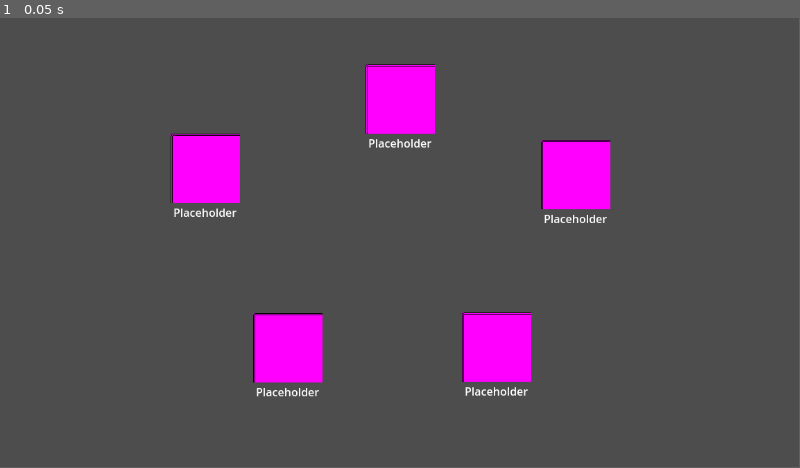
Above: before the commit, frame 1.
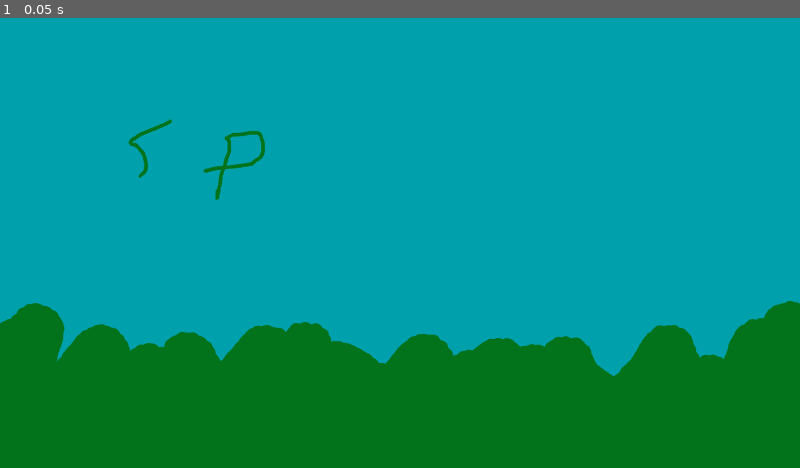
Above: after the commit, the same moment.

Repository: jadicodes/usitcc-hackathon-2025
Game: Godot game, scene res://game.tscn
Same seed, same stepped clock (60 frames per second), same inputs: the game is played once before the commit and once after it. Before the commit the project has no main scene; this scene is started directly in both runs.
Inputs:
- Up to frame 1 (0.05 s): no input
In our replay, the window is 799x449 before the commit and 800x450 after it. These sizes can differ from the game's own. Grey fills any space a smaller window leaves; there, only what the larger window draws over its background counts as a difference.

The runs differ from the first frame. In frame 1, 100% of the frame differs, in the area x 0-100%, y 0-100%.

Commit message:
Add background and textures to resource

Diff:
--- a/project/game.tscn
+++ b/project/game.tscn
@@ -14,6 +14,8 @@
 script = ExtResource("1_feb5d")
 
 [node name="Map" parent="." instance=ExtResource("1_80nbo")]
+unique_name_in_owner = true
 layout_mode = 1
 
 [node name="Stage" parent="." instance=ExtResource("2_e2o6t")]
+unique_name_in_owner = true
--- a/project/map/map.tscn
+++ b/project/map/map.tscn
@@ -1,7 +1,8 @@
-[gd_scene load_steps=3 format=3 uid="uid://ldhe0icymy6i"]
+[gd_scene load_steps=4 format=3 uid="uid://ldhe0icymy6i"]
 
 [ext_resource type="Script" uid="uid://cti65j72nqten" path="res://map/map.gd" id="1_hgrid"]
 [ext_resource type="PackedScene" uid="uid://r08qwxm16rsh" path="res://map/village_button.tscn" id="2_a0dt8"]
+[ext_resource type="Resource" uid="uid://df50dxj18nh4s" path="res://villages/springfield.tres" id="3_4hjbm"]
 
 [node name="Map" type="Control"]
 layout_mode = 3
@@ -18,6 +19,7 @@
 offset_top = 167.0
 offset_right = 346.0
 offset_bottom = 267.0
+village = ExtResource("3_4hjbm")
 
 [node name="VillageButton2" parent="." instance=ExtResource("2_a0dt8")]
 layout_mode = 0
@@ -25,6 +27,7 @@
 offset_top = 67.0
 offset_right = 627.0
 offset_bottom = 167.0
+village = ExtResource("3_4hjbm")
 
 [node name="VillageButton3" parent="." instance=ExtResource("2_a0dt8")]
 layout_mode = 0
@@ -32,6 +35,7 @@
 offset_top = 176.0
 offset_right = 880.0
 offset_bottom = 276.0
+village = ExtResource("3_4hjbm")
 
 [node name="VillageButton4" parent="." instance=ExtResource("2_a0dt8")]
 layout_mode = 0
@@ -39,6 +43,7 @@
 offset_top = 426.0
 offset_right = 465.0
 offset_bottom = 526.0
+village = ExtResource("3_4hjbm")
 
 [node name="VillageButton5" parent="." instance=ExtResource("2_a0dt8")]
 layout_mode = 0
@@ -46,3 +51,4 @@
 offset_top = 425.0
 offset_right = 766.0
 offset_bottom = 525.0
+village = ExtResource("3_4hjbm")
--- a/project/map/village_button.gd
+++ b/project/map/village_button.gd
@@ -3,7 +3,12 @@
 var village_name : String
 
 @export var village : Village
+@onready var label_text = %Name
+
+func _ready() -> void:
+	set_properties()
+
 
 func set_properties():
 	texture_normal = village.button_texture
-	village_name = village.village_name
+	label_text.text = village.village_name
--- a/project/map/village_button.tscn
+++ b/project/map/village_button.tscn
@@ -10,6 +10,7 @@
 script = ExtResource("1_yr0bx")
 
 [node name="Name" type="Label" parent="."]
+unique_name_in_owner = true
 layout_mode = 0
 offset_left = 1.0
 offset_top = 102.0
--- a/project/project.godot
+++ b/project/project.godot
@@ -11,8 +11,15 @@
 [application]
 
 config/name="wickiup-game"
+run/main_scene="uid://c0jhaxo5pofpj"
 config/features=PackedStringArray("4.4", "GL Compatibility")
 config/icon="res://icon.svg"
+
+[display]
+
+window/size/viewport_width=1920
+window/size/viewport_height=1080
+window/stretch/mode="viewport"
 
 [rendering]
 
--- a/project/stage.tscn
+++ b/project/stage.tscn
@@ -1,6 +1,7 @@
-[gd_scene load_steps=2 format=3 uid="uid://cifgs3i3jii8o"]
+[gd_scene load_steps=3 format=3 uid="uid://cifgs3i3jii8o"]
 
 [ext_resource type="Script" uid="uid://b0iy3jrwn0vy1" path="res://stage.gd" id="1_6eo5e"]
+[ext_resource type="Texture2D" uid="uid://k7fkmievghne" path="res://villages/springfield_background.png" id="2_aees8"]
 
 [node name="Stage" type="Node2D"]
 script = ExtResource("1_6eo5e")
@@ -8,3 +9,4 @@
 [node name="Background" type="TextureRect" parent="."]
 offset_right = 40.0
 offset_bottom = 40.0
+texture = ExtResource("2_aees8")
--- a/project/villages/springfield.tres
+++ b/project/villages/springfield.tres
@@ -1,8 +1,12 @@
-[gd_resource type="Resource" script_class="Village" load_steps=2 format=3 uid="uid://df50dxj18nh4s"]
+[gd_resource type="Resource" script_class="Village" load_steps=4 format=3 uid="uid://df50dxj18nh4s"]
 
 [ext_resource type="Script" uid="uid://dunnhnu5jvnm6" path="res://villages/village.gd" id="1_1ul08"]
+[ext_resource type="Texture2D" uid="uid://k7fkmievghne" path="res://villages/springfield_background.png" id="1_d20ri"]
+[ext_resource type="Texture2D" uid="uid://5pbv572c6mx7" path="res://villages/springfield_button.png" id="2_criam"]
 
 [resource]
 script = ExtResource("1_1ul08")
 village_name = "Springfield"
+background = ExtResource("1_d20ri")
+button_texture = ExtResource("2_criam")
 metadata/_custom_type_script = "uid://dunnhnu5jvnm6"
Binary file added: project/villages/springfield_background.png
Not shown, added: project/villages/springfield_background.png.import
Binary file added: project/villages/springfield_button.png
Not shown, added: project/villages/springfield_button.png.import
